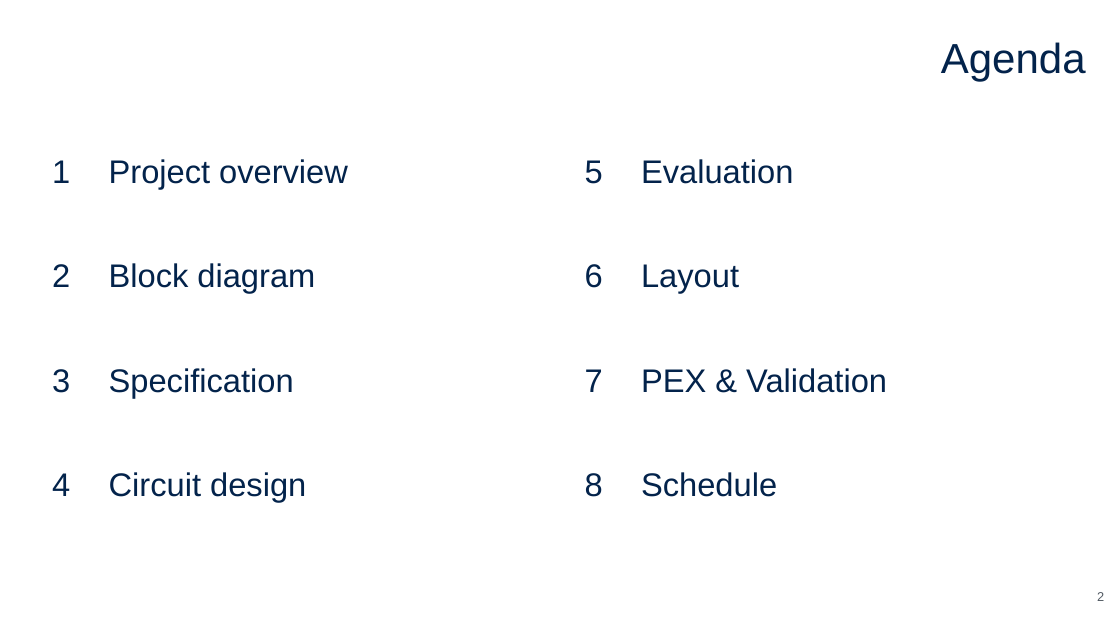
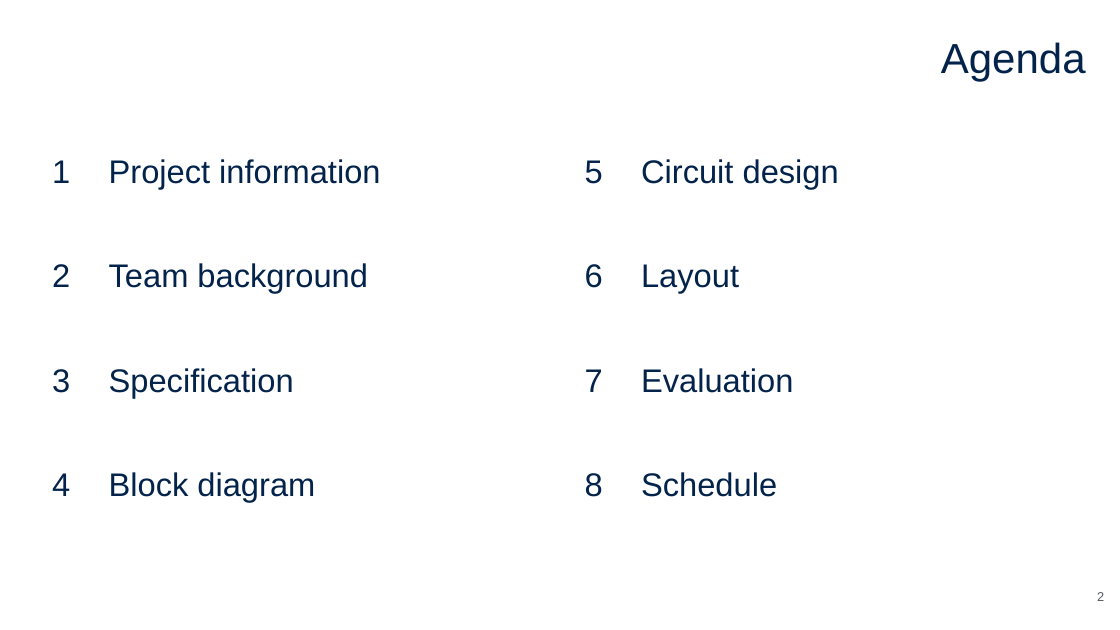
Before and after one commit to yutaka-kotani-stj/2026_sscs_gf180, a slide deck: slide 2 of proposal/proposal.pptx. Drawn at 1120x630 pixels with LibreOffice and Linux fonts; fonts in the diff are those of the drawing. Boxes give left, top, right and bottom in pixels: in the first picture for what was removed or moved away, otherwise in the second. Text is boxed around its words. In the diff, an @@ line names an element or a change of style, - is before the commit and + after.

```diff
--- a/proposal/proposal.pptx
+++ b/proposal/proposal.pptx
@@ text at box(109, 159, 380, 189): text changed @@
-Project overview
+Project information
@@ text at box(641, 159, 839, 189): text changed @@
-Evaluation
+Circuit design
@@ text at box(109, 263, 368, 293): text changed @@
-Block diagram
+Team background
@@ text at box(641, 368, 793, 393): text changed @@
-PEX & Validation
+Evaluation
@@ text at box(109, 472, 315, 502): text changed @@
-Circuit design
+Block diagram
```
Also in this commit, not shown: 7 other slides changed, 3 slides added, 1 slide removed.
